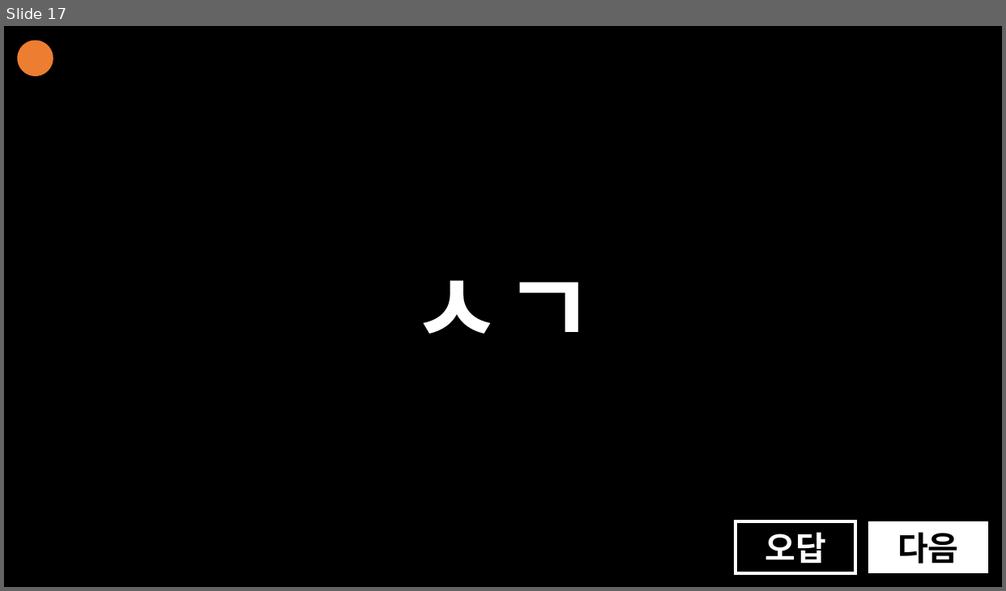
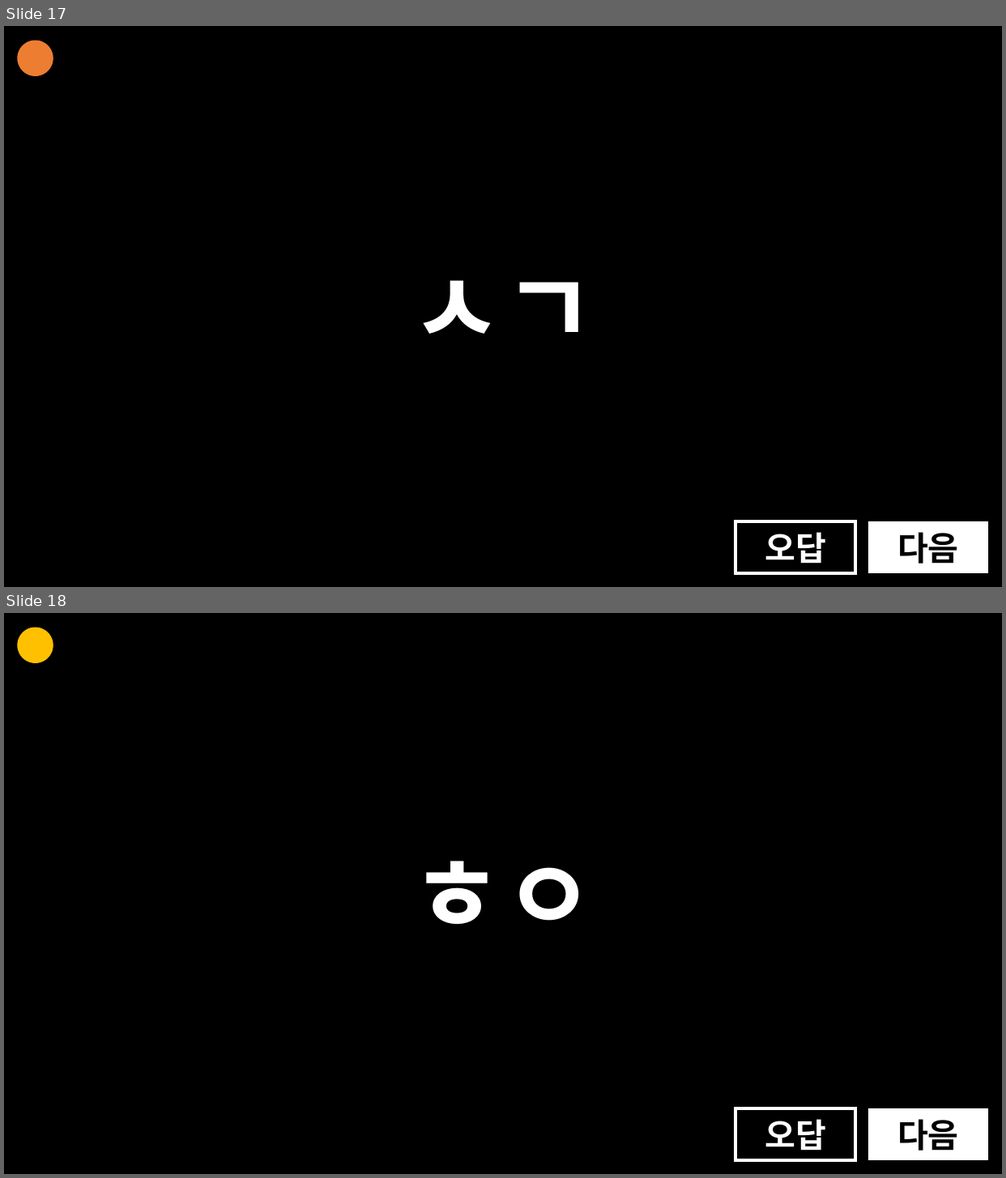
Before and after one commit to mangojun/essay-ppt, a slide deck: ppt/초성 이어 맞추기.pptx. Shown one above the other, each under a label of ours: slide 17 before the commit, slides 17 and 18 after it. The pictures are 1006x591 and 1006x1178 pixels, drawn with LibreOffice and Linux fonts; fonts in the diff are those of the drawing. Boxes give left, top, right and bottom in pixels: in the first picture for what was removed or moved away, otherwise in the second. Text is boxed around its words. In the diff, an @@ line names an element or a change of style, - is before the commit and + after.

Commit message:
mod GMS

```diff
--- a/ppt/초성 이어 맞추기.pptx
+++ b/ppt/초성 이어 맞추기.pptx
@@ slide 18 added at box(4, 613, 1002, 1174), background #000000 @@
@@ ellipse added at box(18, 628, 53, 663), fill #FFC000 @@
@@ text added at box(411, 861, 595, 924), 96 pt, text #FFFFFF, bold @@
+ㅎㅇ
@@ rectangle added at box(735, 1109, 855, 1161), fill #000000, outline #FFFFFF 3 pt, 32 pt, text #FFFFFF, bold @@
+오답
@@ rectangle added at box(868, 1109, 988, 1161), fill #FFFFFF, 32 pt, text #000000, bold @@
+다음
```
Also in this commit, not shown: 5 other slides added.
